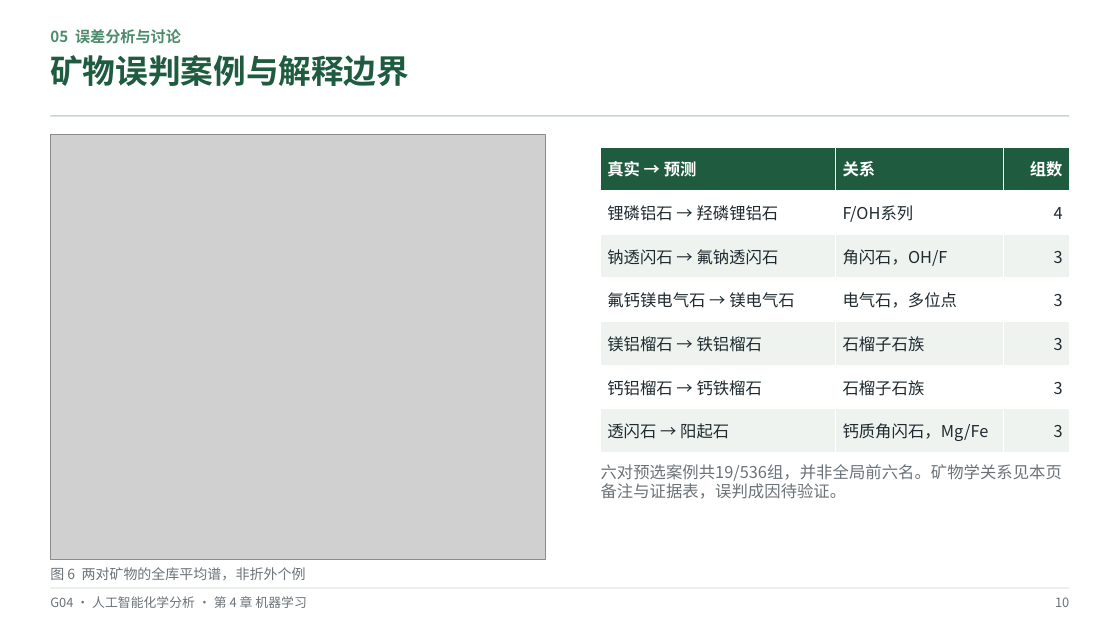
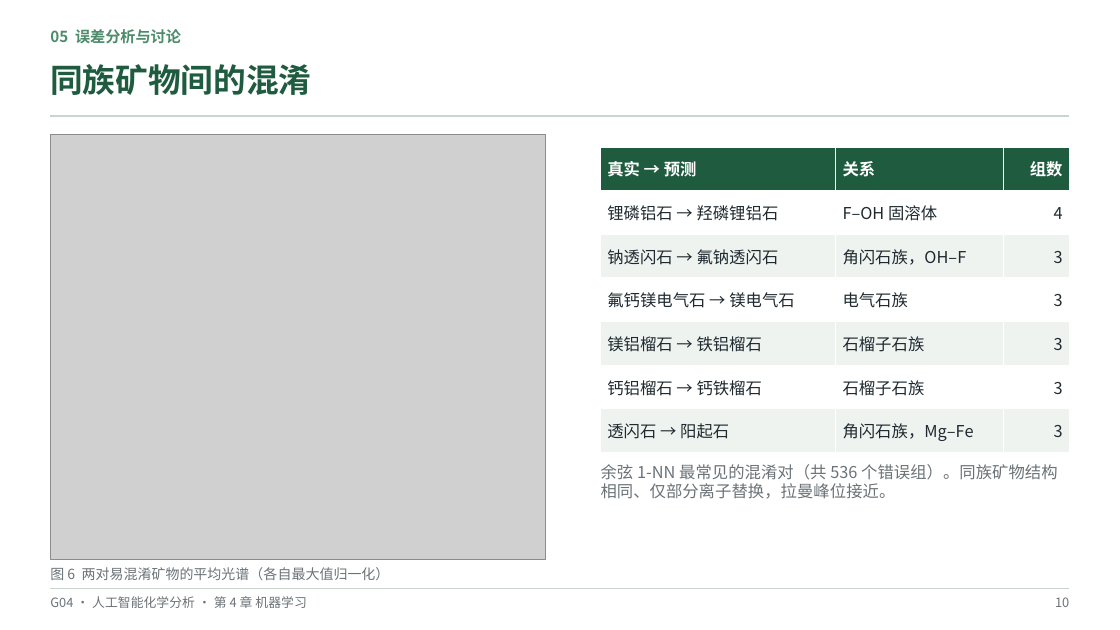
Before and after one commit to hachimi-rabbit/intelligent-analytical-chemistry, a slide deck: slide 10 of resources/annual/2026-2027/student-reports/ch04/G04-Raman-Full-Report-new.pptx. Drawn at 1120x630 pixels with LibreOffice and Linux fonts; fonts in the diff are those of the drawing; grey boxes stand for pictures. Boxes give left, top, right and bottom in pixels: in the first picture for what was removed or moved away, otherwise in the second. Text is boxed around its words. In the diff, an @@ line names an element or a change of style, - is before the commit and + after.

```diff
--- a/resources/annual/2026-2027/student-reports/ch04/G04-Raman-Full-Report-new.pptx
+++ b/resources/annual/2026-2027/student-reports/ch04/G04-Raman-Full-Report-new.pptx
@@ text at box(50, 64, 311, 95): text changed @@
-矿物误判案例与解释边界
+同族矿物间的混淆
@@ table at box(601, 147, 1070, 453) @@
-row 2, column 2: F/OH系列
+row 2, column 2: F–OH 固溶体
-row 3, column 2: 角闪石，OH/F
+row 3, column 2: 角闪石族，OH–F
-row 4, column 2: 电气石，多位点
+row 4, column 2: 电气石族
-row 7, column 2: 钙质角闪石，Mg/Fe
+row 7, column 2: 角闪石族，Mg–Fe
@@ text at box(601, 464, 1058, 499): text changed @@
-六对预选案例共19/536组，并非全局前六名。矿物学关系见本页备注与证据表，误判成因待验证。
+余弦 1-NN 最常见的混淆对（共 536 个错误组）。同族矿物结构相同、仅部分离子替换，拉曼峰位接近。
@@ text at box(50, 567, 390, 580): text changed @@
-图 6 两对矿物的全库平均谱，非折外个例
+图 6 两对易混淆矿物的平均光谱（各自最大值归一化）
```
Also in this commit, not shown: 8 other slides changed, 18 other files.
